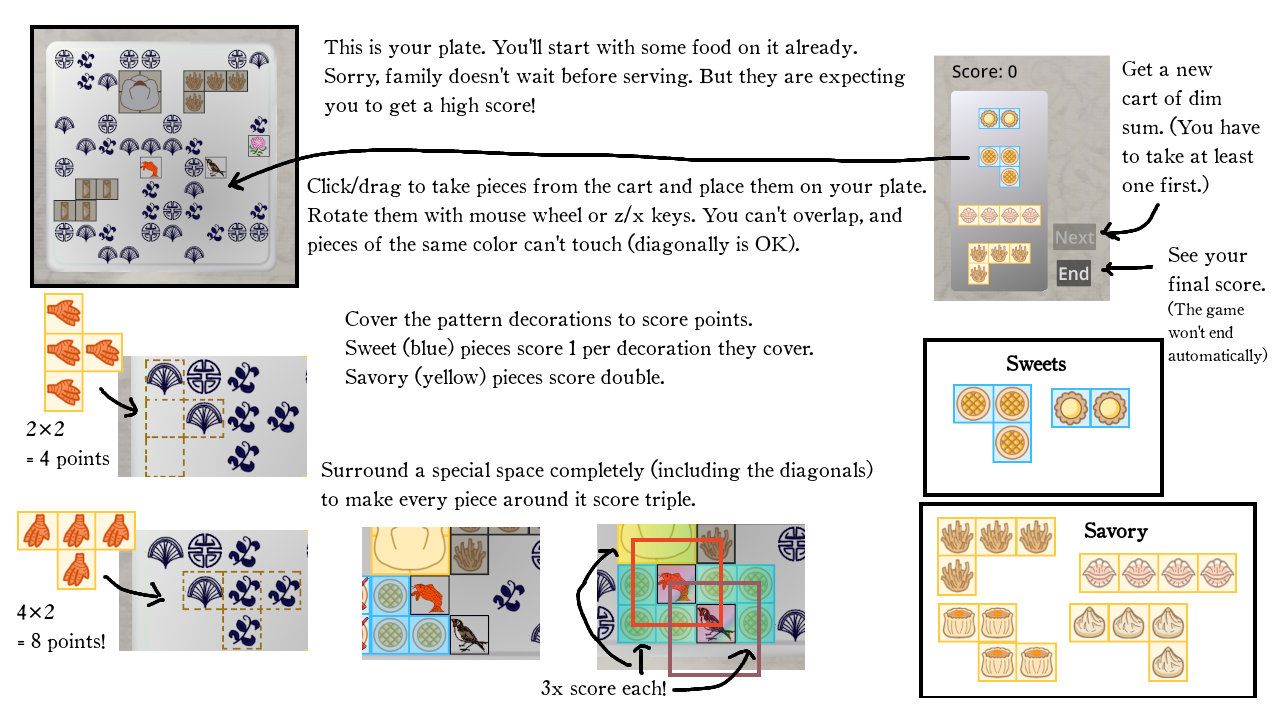
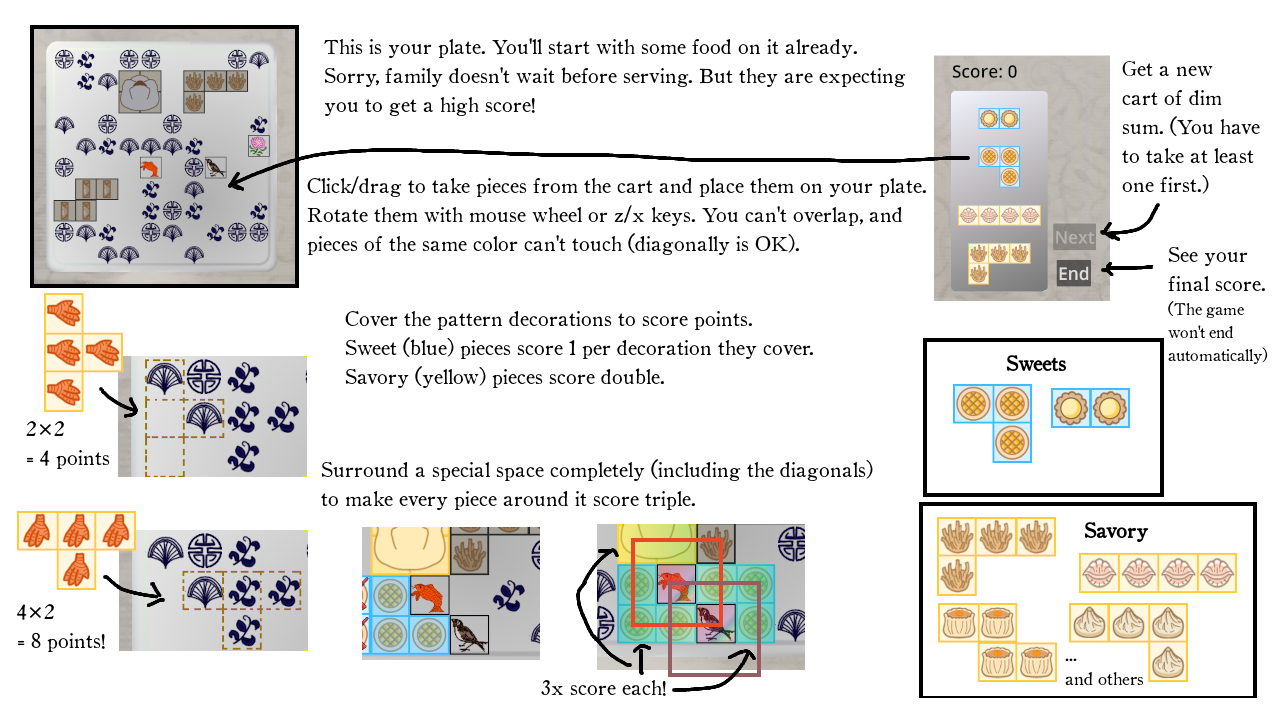
Layered file, before and after one edit (w=1280, h=720). Changes by layer:
added layer "... ..." above "See your ..." over [1065, 658, 1144, 686]
